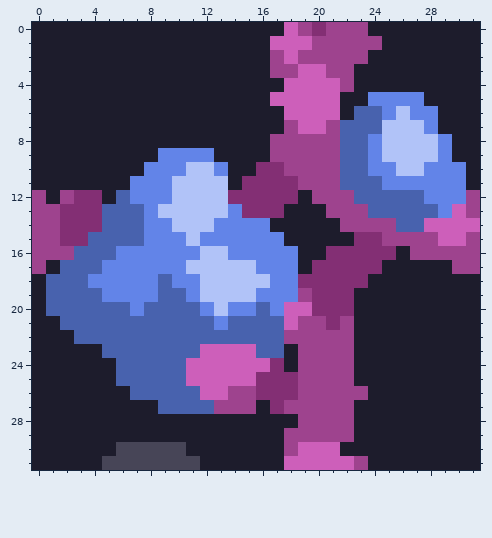
Two states of a pixel-art sprite, assets/sprites/blocks/environment/Kallistea/eadstal-biome/fenspor-strands-floor1.png. The picture above is the old version.
The file is 32x32 pixels.
And afterwards:
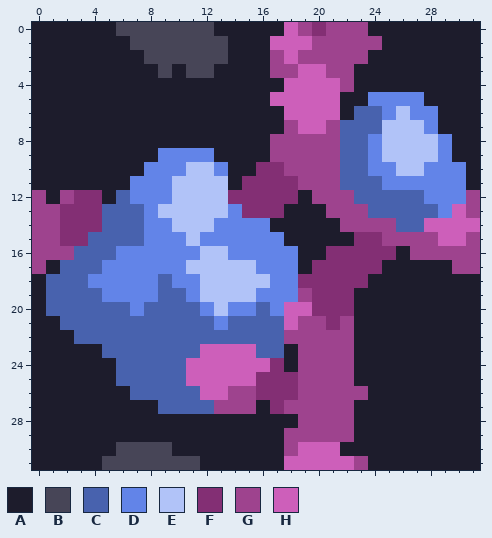
Palette (. is transparent): A #1d1c2c  B #474557  C #4862ae  D #6284e8  E #b1c3f8  F #832f74  G #9e438e  H #cd5fba
Changes in this commit:
@@ x 4..15 @@
- 0 AAAAAAAAAAAA
- 1 AAAAAAAAAAAA
- 2 AAAAAAAAAAAA
- 3 AAAAAAAAAAAA
+ 0 AABBBBBBBAAA
+ 1 AAABBBBBBBAA
+ 2 AAAABBBBBBAA
+ 3 AAAAABABBAAA
  4 AAAAAAAAAAAA
@@ x 8..12 @@
 29 AAAAA
-30 BBBAA
+30 BBAAA
 31 BBBBA
Where, in picture pixels (left, top, right, bottom), the same in both pictures:
changed: (116, 22, 228, 78)
changed: (172, 442, 186, 456)
